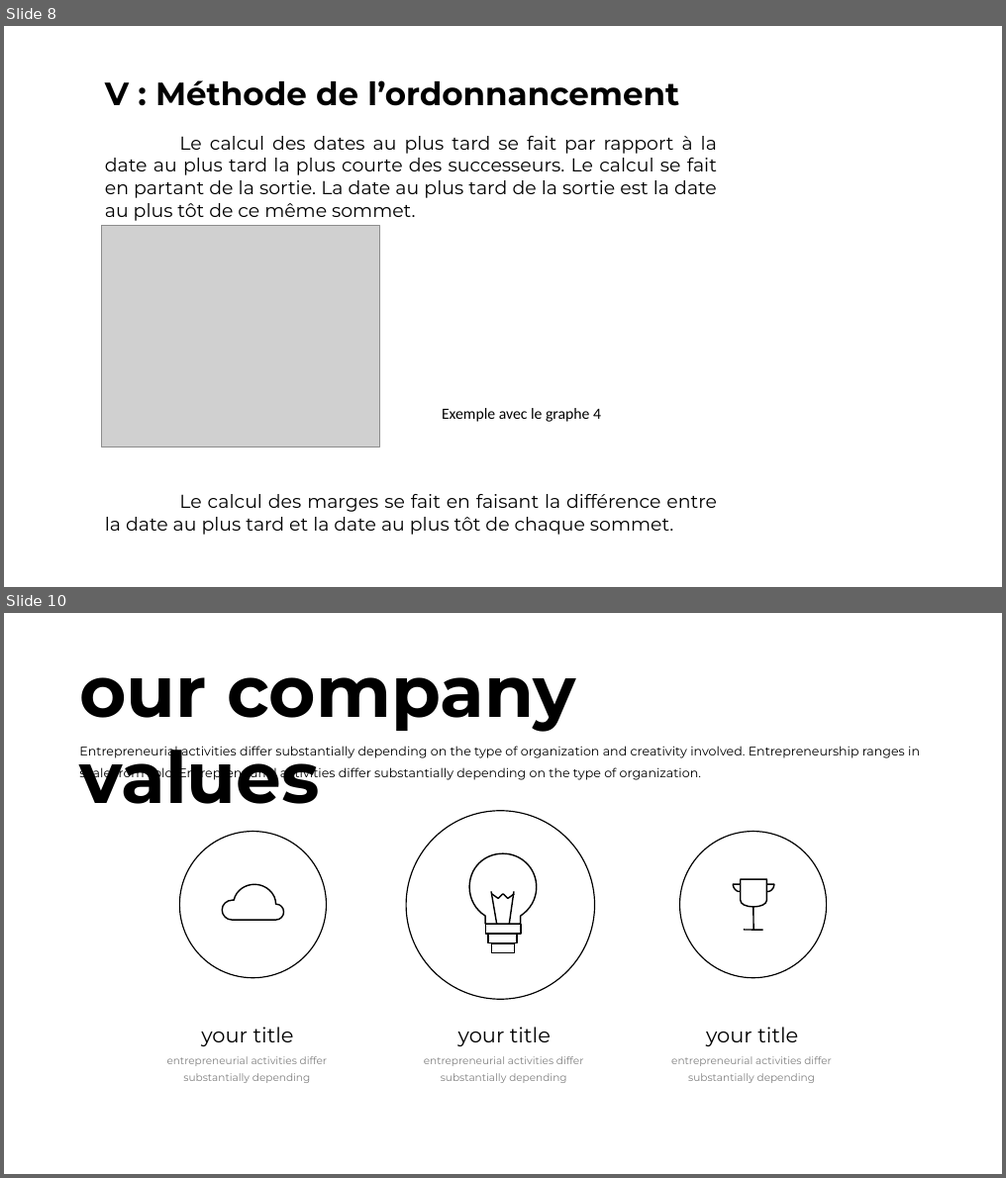
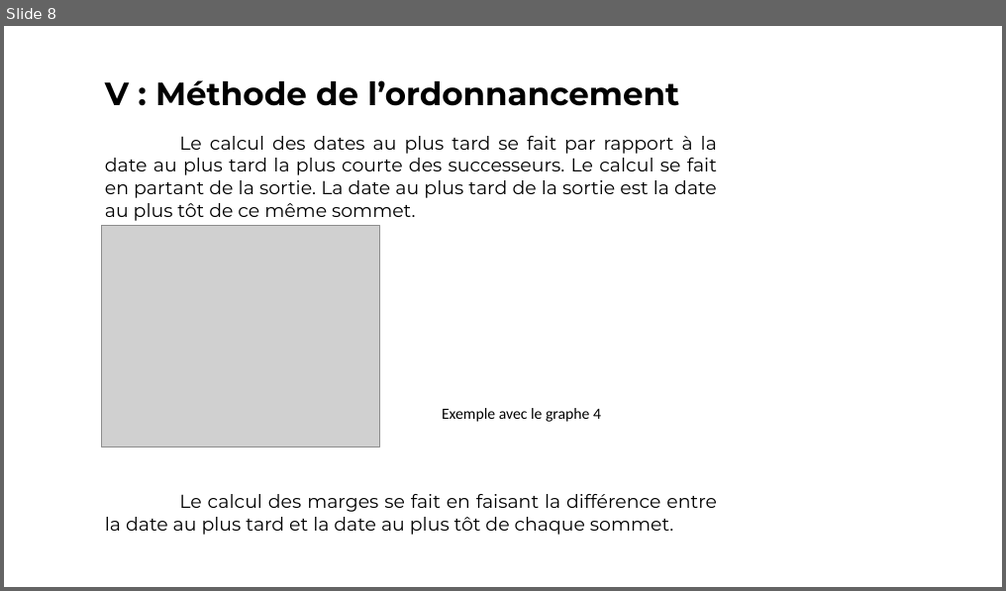
Before and after one commit to vincentdbs/ProjetTheorieDesGraphes, a slide deck: Soutenance.pptx. Shown one above the other, each under a label of ours: slides 8 and 10 before the commit, slide 8 after it; the slides between them are not shown. The pictures are 1006x1178 and 1006x591 pixels, drawn with LibreOffice and Linux fonts; fonts in the diff are those of the drawing; grey boxes stand for pictures. Boxes give left, top, right and bottom in pixels: in the first picture for what was removed or moved away, otherwise in the second. Text is boxed around its words. In the diff, an @@ line names an element or a change of style, - is before the commit and + after.

```diff
--- a/Soutenance.pptx
+++ b/Soutenance.pptx
@@ slide 10 removed at (4,613,1002,1174), background #FFFFFF @@
@@ text removed at (79,677,575,804) @@
-our company values
@@ text removed at (79,746,920,781) @@
-Entrepreneurial activities differ substantially depending on the type of organization and creativity involved. Entrepreneurship ranges in scale from solo. Entrepreneurial activities differ substantially depending on the type of organization.
@@ ellipse removed at (406,811,595,999) @@
@@ ellipse removed at (179,831,326,978) @@
@@ ellipse removed at (680,831,827,978) @@
@@ freeform shape removed at (222,884,284,920) @@
@@ group removed at (733,879,774,930): 3 freeform shapes, 2 lines @@
@@ group removed at (469,854,537,954): 5 freeform shapes, 2 lines @@
@@ text removed at (201,1027,294,1047) @@
-your title
@@ text removed at (458,1027,550,1047) @@
-your title
@@ text removed at (706,1027,798,1047) @@
-your title
@@ text removed at (167,1057,328,1083) @@
-entrepreneurial activities differ substantially depending
@@ text removed at (424,1057,584,1083) @@
-entrepreneurial activities differ substantially depending
@@ text removed at (671,1057,832,1083) @@
-entrepreneurial activities differ substantially depending
```
Also in this commit, not shown: 3 slides changed, 4 other slides removed, 1 other file.
